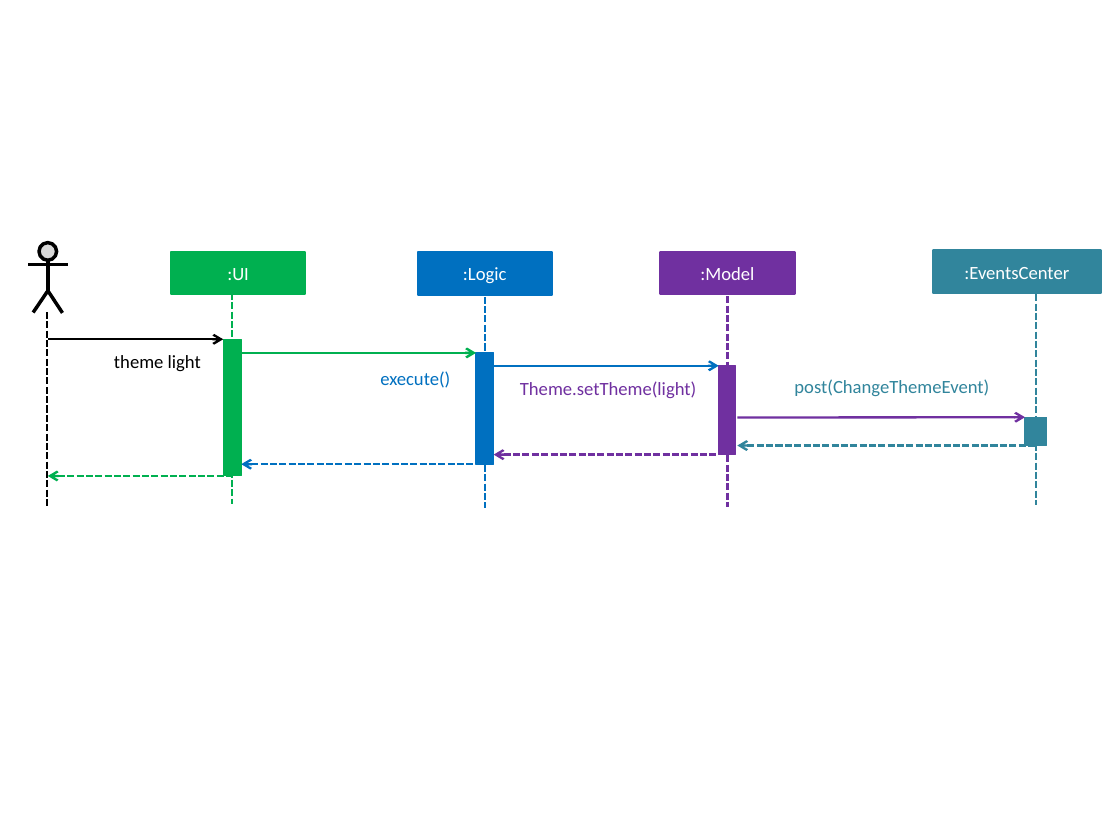
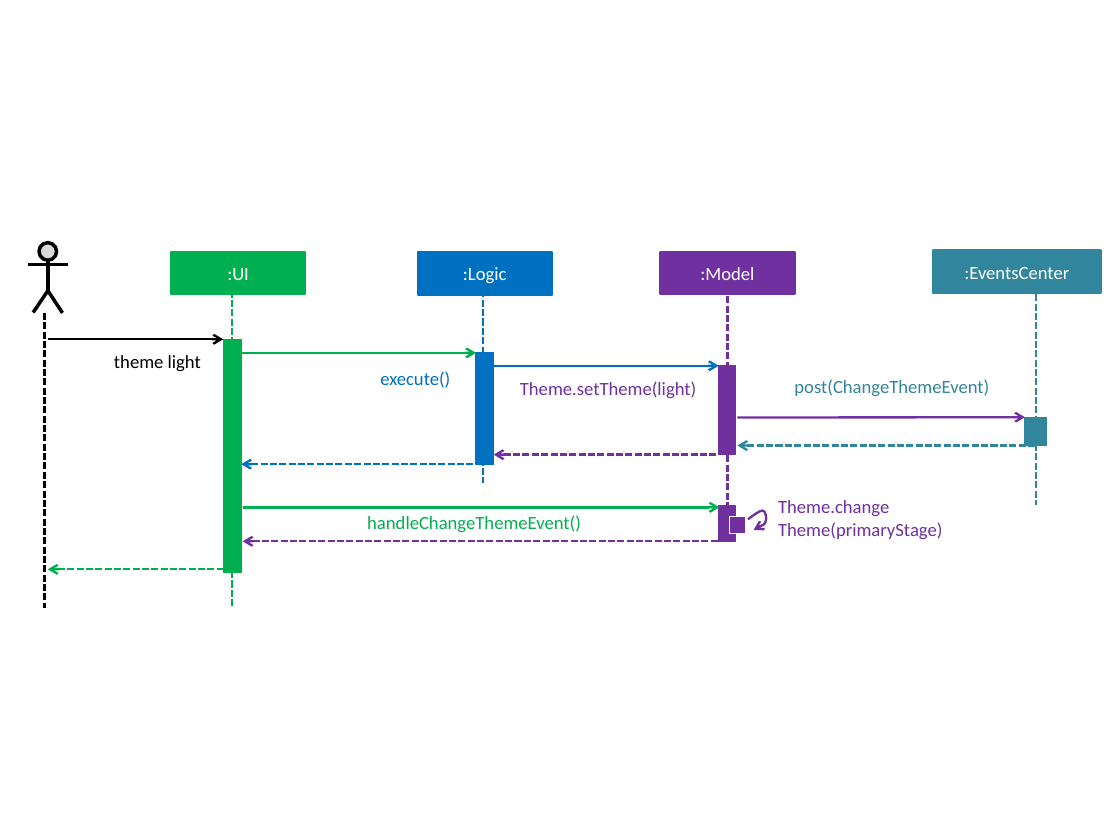
Before and after one commit to nus-cs2103-AY1718S2/addressbook-level4, a slide deck: slide 2 of docs/diagrams/ChangingThemesDiagrams.pptx. Drawn at 1120x840 pixels with LibreOffice and Linux fonts; fonts in the diff are those of the drawing. Boxes give left, top, right and bottom in pixels: in the first picture for what was removed or moved away, otherwise in the second. Text is boxed around its words. In the diff, an @@ line names an element or a change of style, - is before the commit and + after.

```diff
--- a/docs/diagrams/ChangingThemesDiagrams.pptx
+++ b/docs/diagrams/ChangingThemesDiagrams.pptx
@@ line moved from (232, 293) - (232, 504) to (232, 291) - (232, 608) @@
@@ line moved from (485, 297) - (485, 507) to (484, 272) - (484, 483) @@
@@ line moved from (47, 312) - (47, 507) to (45, 312) - (45, 608) @@
@@ rectangle: place and size @@
-rectangle at [223,339,241,476]
+rectangle at [223,339,241,573]
@@ arrow added from (243, 507) to (719, 507), #00B050 1.5 pt @@
@@ rectangle added at [719,506,736,541], fill #7030A0, outline #7030A0 0.75 pt @@
@@ freeform shape added at [746,508,771,532], outline #7030A0 1.5 pt @@
@@ text added at [778,500,942,539], 12 pt, text #7030A0 @@
+Theme.change
+Theme(primaryStage)
@@ text added at [367,515,581,533], 12 pt, text #00B050 @@
+handleChangeThemeEvent()
@@ rectangle added at [729,516,746,534], fill #7030A0, outline #FFFFFF 0.75 pt @@
@@ arrow moved from (48, 476) - (232, 476) to (48, 569) - (232, 569) @@
@@ arrow added from (719, 541) to (243, 541), #7030A0 1.5 pt dashed @@
```
Also in this commit, not shown: 2 slides added, 55 other files.
